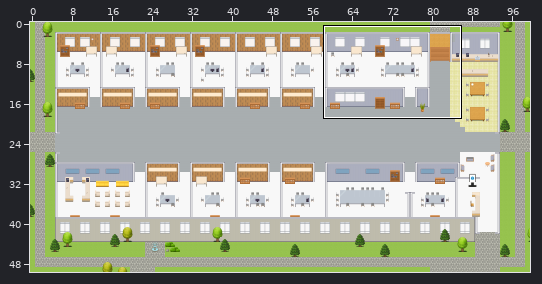
Two states of a Tiled map (JSON), maps/CS-Customer-Experience-Platform-Farmer-Experience-Unit.tmj. The first picture is a wide view before the edit; the outline marks the close-up.
Close-up. The starting point:
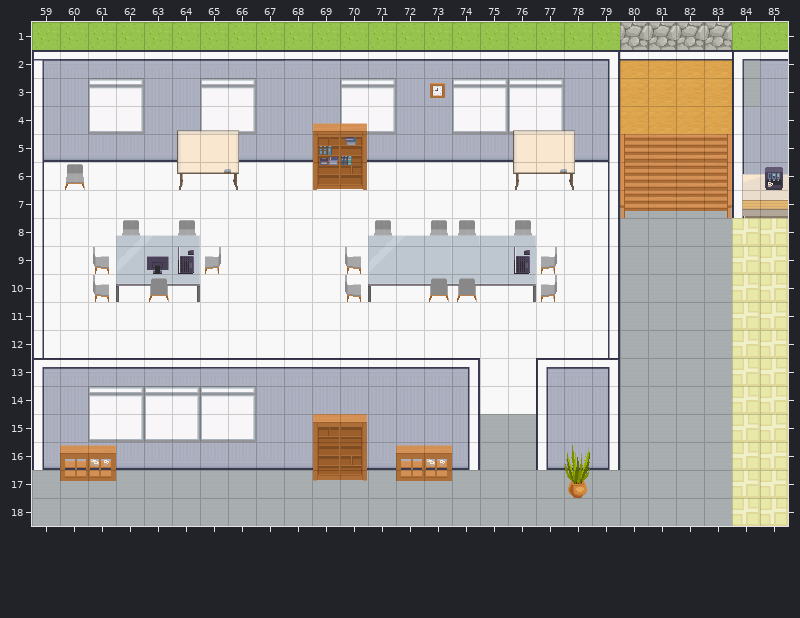
Cells are 32x32 px. Shown: x 59..85, y 1..18. The commit also changed other parts of the map, which this record leaves out.
New version:
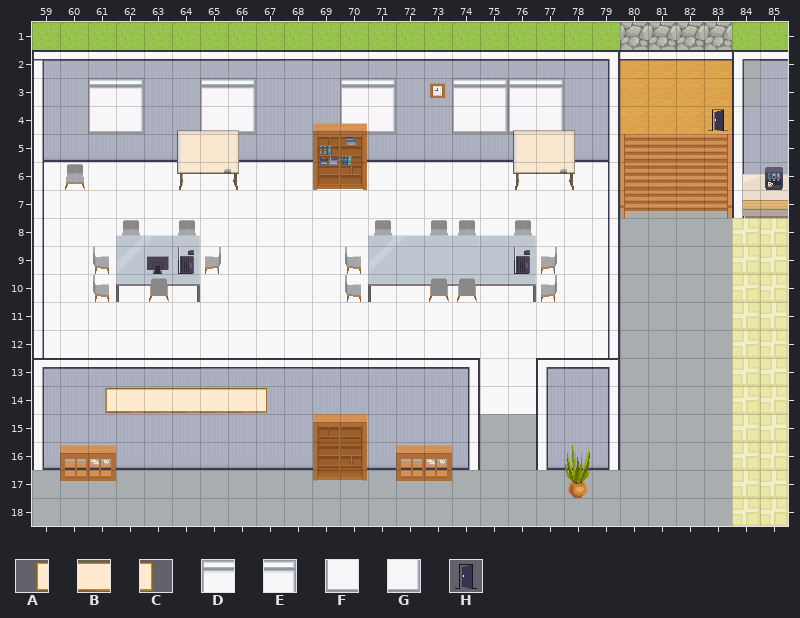
Key: from "Decoration": A 49, B 50, C 51; from "Room_Builder": D 738, E 739, F 763, G 764; from "User_Zones": H 65.
_ is an empty cell.
See-through tiles are keyed as they look on the map.
Difference:
Layer "windows":
The edit erases tile D in row 14 at x 61, 63 and 65.
The edit erases tile E in row 14 at x 62, 64 and 66.
The edit erases tile F in row 15 at x 61, 63 and 65.
The edit erases tile G in row 15 at x 62, 64 and 66.
Layer "tech":
The author put tile A in row 14 at x 61.
The author put tile B in row 14 at x 62 to 66.
The author put tile C in row 14 at x 67.
Layer "zones":
The author put tile H in row 4 at x 83.
